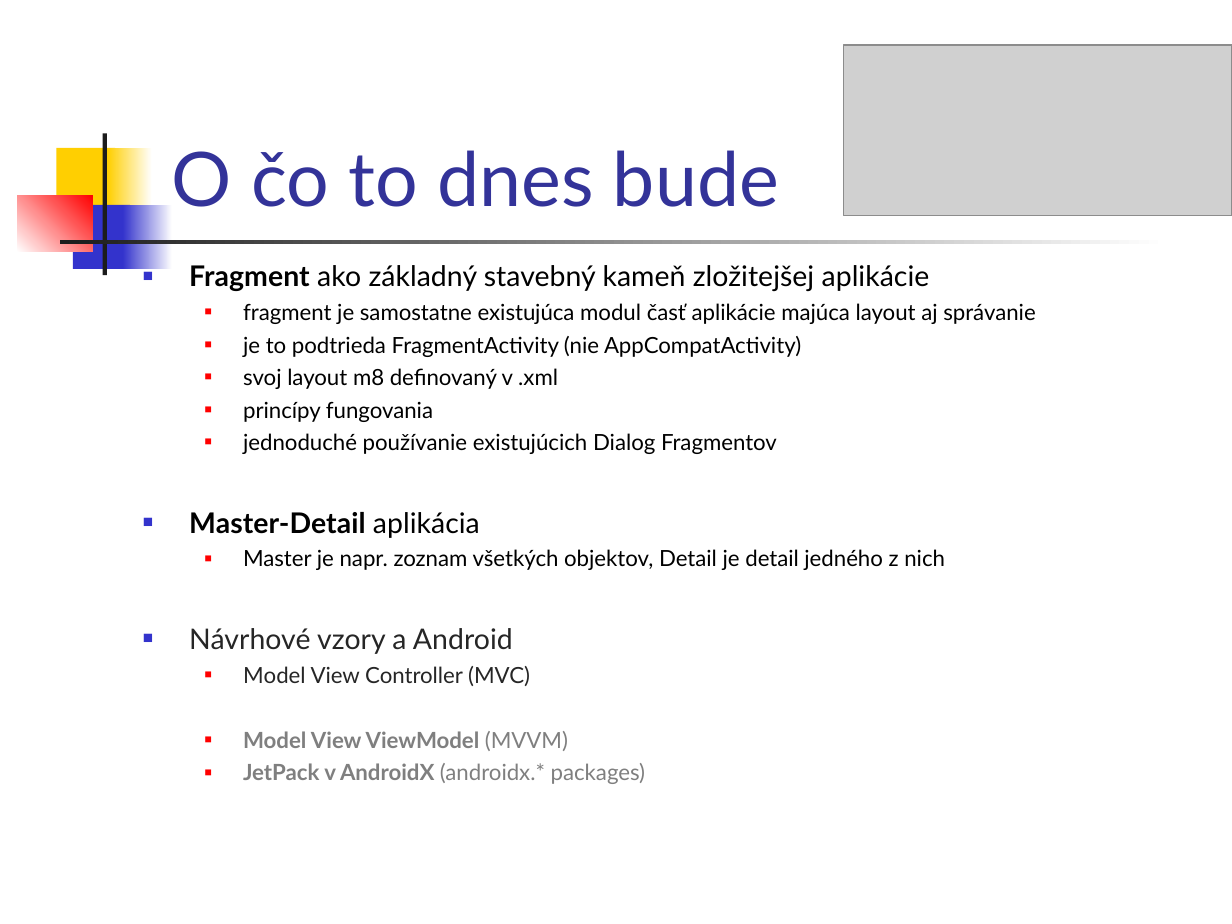
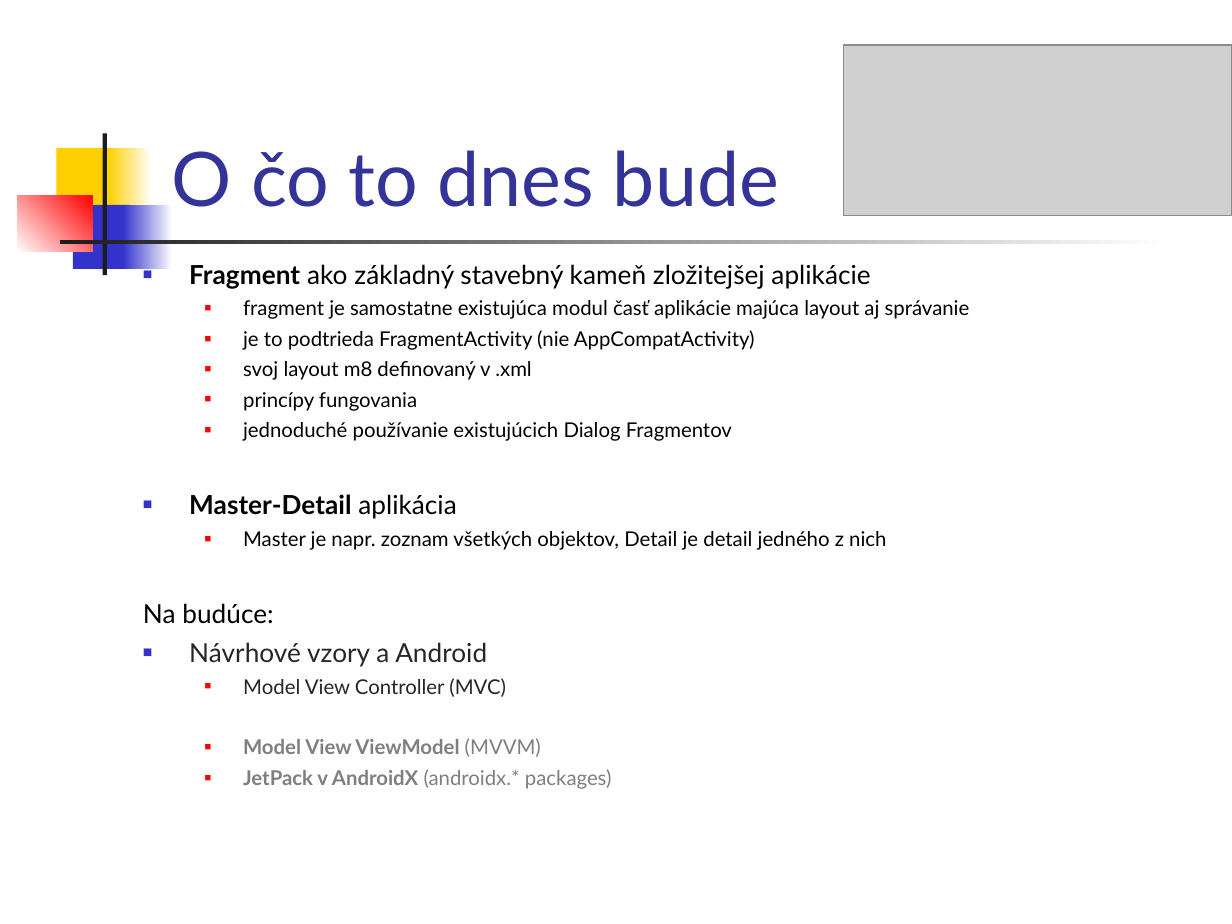
Before and after one commit to vmandro/Prednasky, a slide deck: slide 4 of 06/06_Android.ppt. Drawn at 1232x924 pixels with LibreOffice and Linux fonts; fonts in the diff are those of the drawing; grey boxes stand for pictures. Boxes give left, top, right and bottom in pixels: in the first picture for what was removed or moved away, otherwise in the second. Text is boxed around its words. In the diff, an @@ line names an element or a change of style, - is before the commit and + after.

```diff
--- a/06/06_Android.ppt
+++ b/06/06_Android.ppt
@@ text at (189, 264, 970, 789): size 16.6 to 15.3 pt in "Fragment ako základný stavebný kameň zložitejšej aplikácie", "Master-Detail aplikácia", "Návrhové vzory a Android"; size 12.9 to 11.9 pt in "fragment je samostatne existujúca modul časť aplikácie ...", "je to podtrieda FragmentActivity (nie AppCompatActivity)", "svoj layout m8 definovaný v .xml", "princípy fungovania" and 5 more places @@
@@ text at (143, 603, 273, 624): paragraph added @@
+Na budúce:
```
Also in this commit, not shown: 21 other slides changed, 1 slide added, 1 other file.
